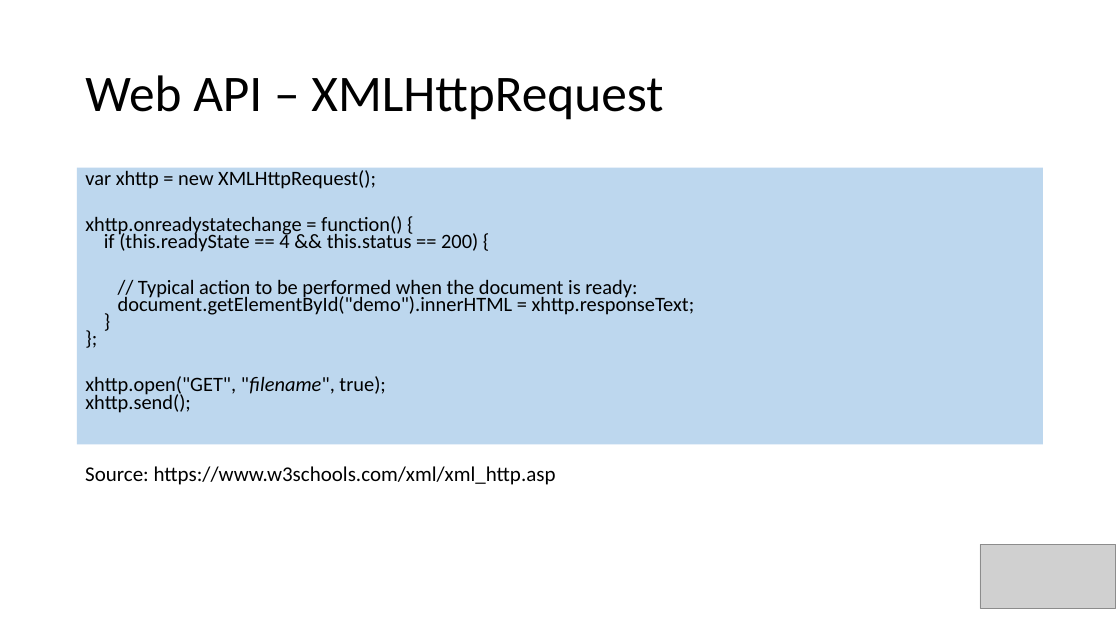
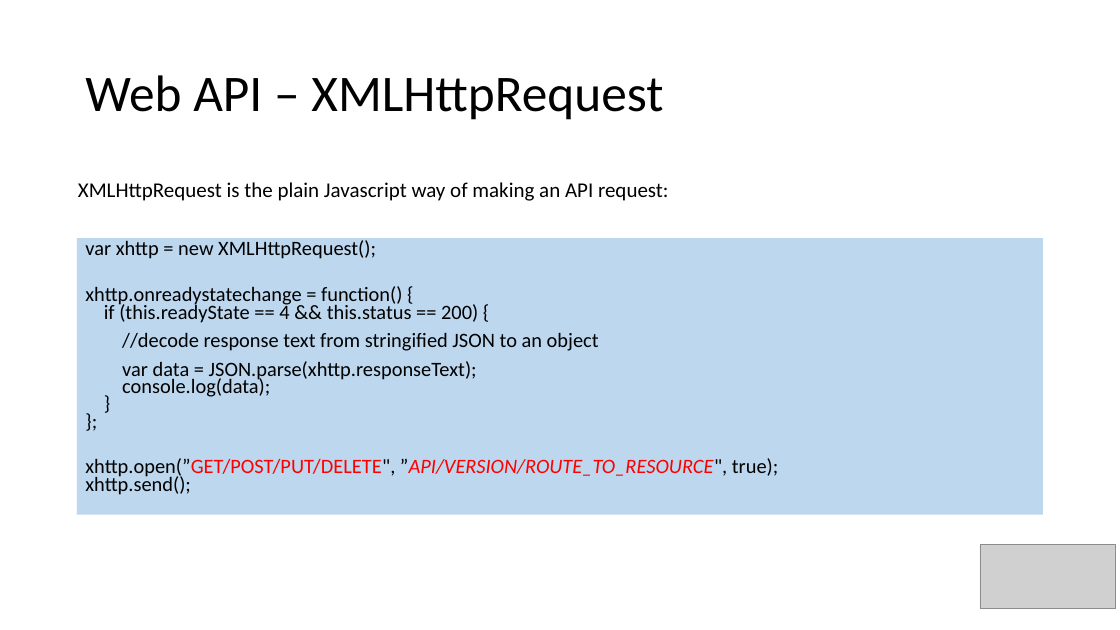
Before and after one commit to DerrickGold/Lightning-Talks, a slide deck: slide 11 of IntroductionAPI/ProgrammingAPI.pptx (slide 10 before the commit). Drawn at 1120x630 pixels with LibreOffice and Linux fonts; fonts in the diff are those of the drawing; grey boxes stand for pictures. Boxes give left, top, right and bottom in pixels: in the first picture for what was removed or moved away, otherwise in the second. Text is boxed around its words. In the diff, an @@ line names an element or a change of style, - is before the commit and + after.

```diff
--- a/IntroductionAPI/ProgrammingAPI.pptx
+++ b/IntroductionAPI/ProgrammingAPI.pptx
@@ text added at [78, 182, 669, 201], 18 pt, text #000000 @@
+XMLHttpRequest is the plain Javascript way of making an API request:
@@ text "var xhttp = new XMLHttpRequest();": place and size @@
-text "var xhttp = new XMLHttpRequest();" at [77, 168, 1044, 444]
+text "var xhttp = new XMLHttpRequest();" at [77, 238, 1044, 514]
@@ text at [85, 332, 778, 495]: text changed @@
-// Typical action to be performed when the document is ready:
-document.getElementById("demo").innerHTML = xhttp.responseText;
-}
-};
-xhttp.open("GET", "filename", true);
-xhttp.send();
+//decode response text from stringified JSON to an object
+var data = JSON.parse(xhttp.responseText);
+console.log(data);
+}
+};
+xhttp.open(”GET/POST/PUT/DELETE", ”API/VERSION/ROUTE_TO_RESOURCE", true);
+xhttp.send();
@@ text removed at [85, 466, 556, 485] @@
-Source: https://www.w3schools.com/xml/xml_http.asp
```
Also in this commit, not shown: 2 other slides changed, 1 slide added.
